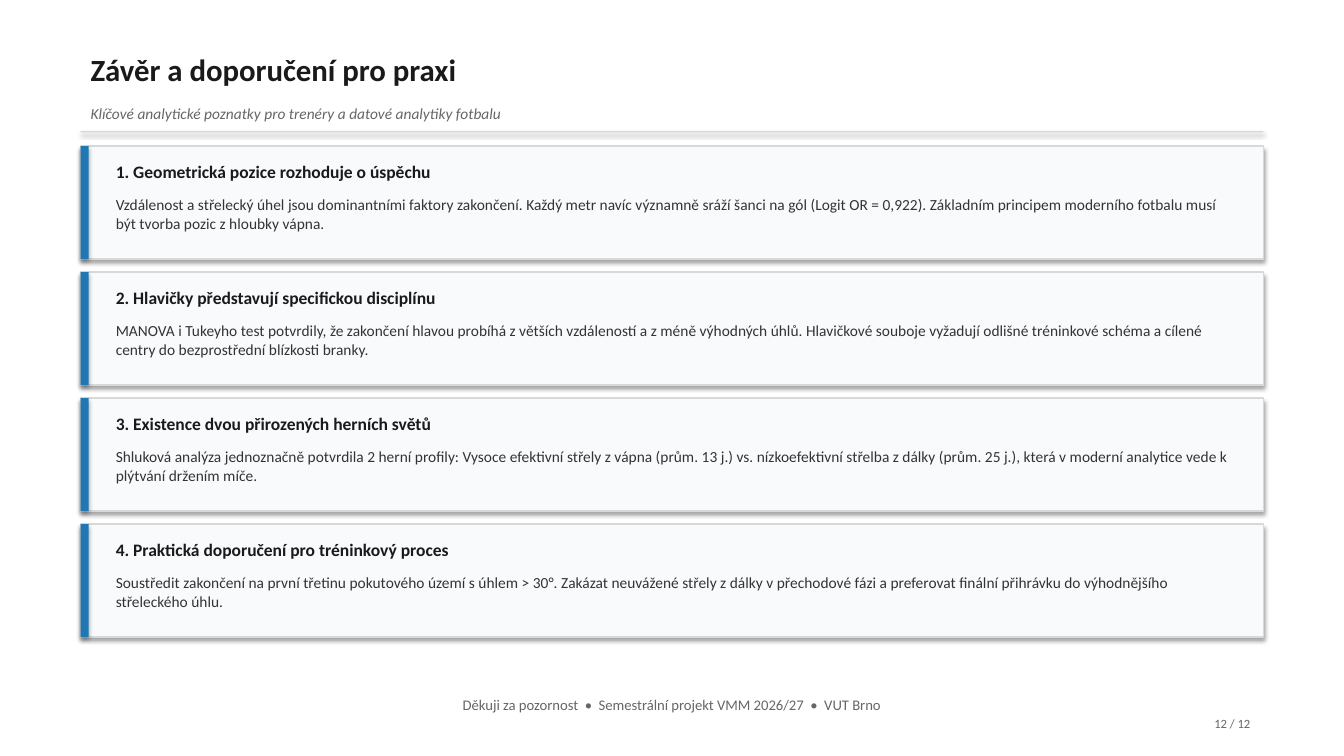
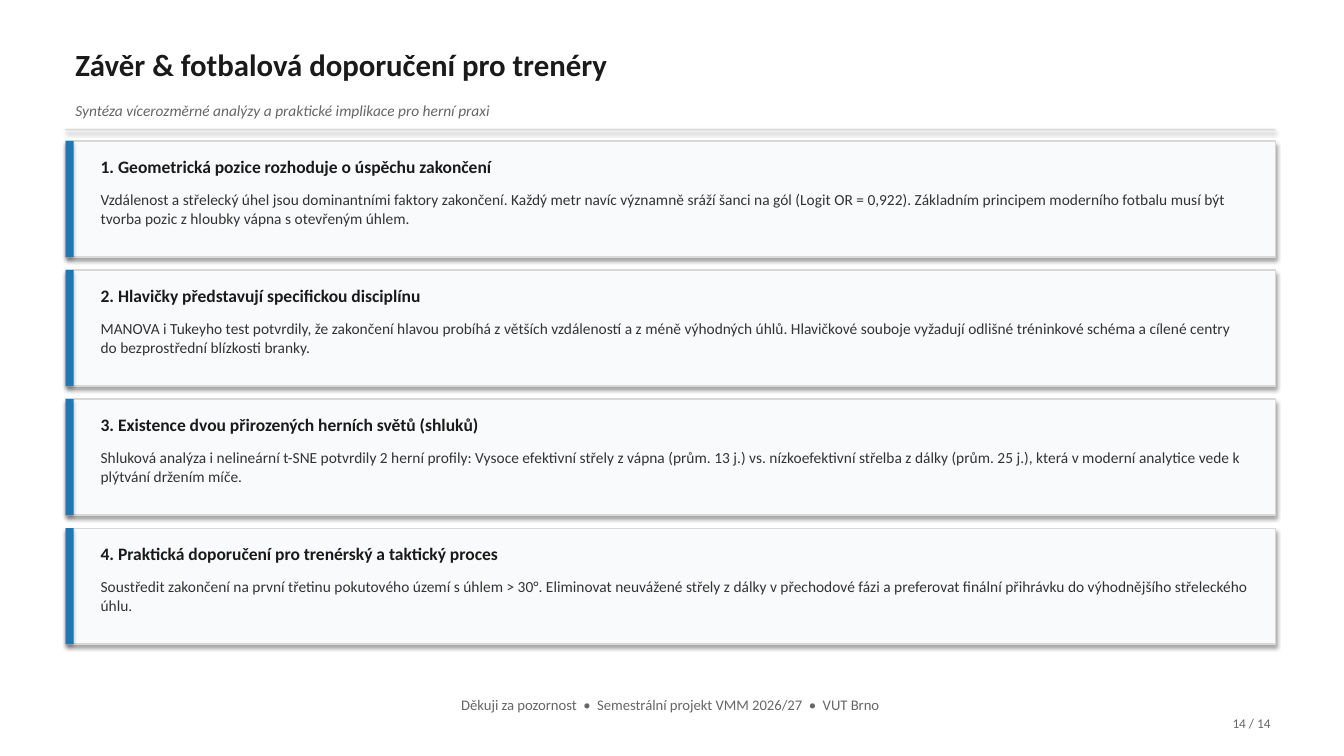
Before and after one commit to jkrejcikova/VMM_project_02, a slide deck: slide 14 of prezentace/prezentace_strelecka_uspesnost.pptx (slide 12 before the commit). Drawn at 1344x756 pixels with LibreOffice and Linux fonts; fonts in the diff are those of the drawing. Boxes give left, top, right and bottom in pixels: in the first picture for what was removed or moved away, otherwise in the second. Text is boxed around its words. In the diff, an @@ line names an element or a change of style, - is before the commit and + after.

Commit message:
Kompletni prepracovani VMM projektu: FA Varimax, t-SNE, VIF a 14 slidu PPTX
1. Metodicke rozsireni (metody z prednasek VMM):
- Faktorova analyza s rotaci Varimax (VMM-9): 05c_fa_varimax_loadings.png, identifikovany latentni faktory F1 (kvalita pozice) a F2 (herni hloubka)
- Nelinearni redukce dimenze t-SNE (VMM-10, 11): 05d_tsne_strely.png, separace golovych situaci v nelinearnim prostoru
- Multikolinearita a VIF (VMM-4): tabulka_vif.csv, vsechny hodnoty VIF < 3.0 (dist_m: 2.69, angle: 2.87, xG: 1.74, min: 1.01)

2. Oprava a zlepseni vizualizaci:
- Velke kontrastni pismo v celem matplotlibu (font.size: 14, axes: 15-16, tick: 13)
- Hriste na bilem pozadi (#FFFFFF), sede cary (#a0a0a0, lw=1.5), body s=35/alpha=0.65
- Opraveny Q-Q graf pomoci scipy.stats.probplot s presnymi empirickymi kvantily dat
- Plna Spearmanova korelacni matice s velkymi popiskami
- PCA biplot se zkracenymi sipkami a bezpecnymi okraji
- Forest plot na logaritmicke ose X s prehlednymi p-hodnotami

3. Prezentace (14 slidu PPTX):
- Ciste BILE pozadi (#FFFFFF) na vsech 14 snimcich
- Zadana POUZE sirka width=Inches(6.8), pomer stran zachovan bez deformace
- Symetricke 50/50 rozvrzeni (vlevo velky graf, vpravo 3-4 odrazky a decentni ramecek s H0/H1)

```diff
--- a/prezentace/prezentace_strelecka_uspesnost.pptx
+++ b/prezentace/prezentace_strelecka_uspesnost.pptx
@@ text at box(75, 54, 607, 81): text changed @@
-Závěr a doporučení pro praxi
+Závěr & fotbalová doporučení pro trenéry
@@ text added at box(75, 105, 489, 119), 11 pt, text #666666, italic @@
+Syntéza vícerozměrné analýzy a praktické implikace pro herní praxi
@@ text removed at box(91, 108, 501, 122) @@
-Klíčové analytické poznatky pro trenéry a datové analytiky fotbalu
@@ rectangle: place and size @@
-rectangle at box(81, 131, 1263, 132)
+rectangle at box(66, 129, 1275, 130)
@@ rectangle: place and size @@
-rectangle at box(81, 146, 1263, 259)
+rectangle at box(66, 141, 1275, 257)
@@ rectangle: place and size @@
-rectangle at box(81, 146, 89, 259)
+rectangle at box(66, 141, 74, 257)
@@ text at box(101, 160, 491, 176): text changed @@
-1. Geometrická pozice rozhoduje o úspěchu
+1. Geometrická pozice rozhoduje o úspěchu zakončení
@@ text at box(101, 194, 1224, 227): text changed @@
-Vzdálenost a střelecký úhel jsou dominantními faktory zakončení. Každý metr navíc významně sráží šanci na gól (Logit OR = 0,922). Základním principem moderního fotbalu musí být tvorba pozic z hloubky vápna.
+Vzdálenost a střelecký úhel jsou dominantními faktory zakončení. Každý metr navíc významně sráží šanci na gól (Logit OR = 0,922). Základním principem moderního fotbalu musí být tvorba pozic z hloubky vápna s otevřeným úhlem.
@@ rectangle: place and size @@
-rectangle at box(81, 272, 1263, 385)
+rectangle at box(66, 270, 1275, 386)
@@ rectangle: place and size @@
-rectangle at box(81, 272, 89, 385)
+rectangle at box(66, 270, 74, 386)
@@ text "2. Hlavičky představují specifickou disciplínu": place and size @@
-text "2. Hlavičky představují specifickou disciplínu" at box(116, 291, 436, 307)
+text "2. Hlavičky představují specifickou disciplínu" at box(101, 289, 420, 305)
@@ text "MANOVA i Tukeyho test potvrdily, ..." rewrapped from box(116, 325, 1202, 358) to box(101, 323, 1230, 356) @@
@@ rectangle: place and size @@
-rectangle at box(81, 398, 1263, 511)
+rectangle at box(66, 399, 1275, 515)
@@ rectangle: place and size @@
-rectangle at box(81, 398, 89, 511)
+rectangle at box(66, 399, 74, 515)
@@ text at box(101, 418, 479, 434): text changed @@
-3. Existence dvou přirozených herních světů
+3. Existence dvou přirozených herních světů (shluků)
@@ text at box(101, 452, 1240, 485): text changed @@
-Shluková analýza jednoznačně potvrdila 2 herní profily: Vysoce efektivní střely z vápna (prům. 13 j.) vs. nízkoefektivní střelba z dálky (prům. 25 j.), která v moderní analytice vede k plýtvání držením míče.
+Shluková analýza i nelineární t-SNE potvrdily 2 herní profily: Vysoce efektivní střely z vápna (prům. 13 j.) vs. nízkoefektivní střelba z dálky (prům. 25 j.), která v moderní analytice vede k plýtvání držením míče.
@@ rectangle: place and size @@
-rectangle at box(81, 524, 1263, 637)
+rectangle at box(66, 528, 1275, 644)
@@ rectangle: place and size @@
-rectangle at box(81, 524, 89, 637)
+rectangle at box(66, 528, 74, 644)
@@ text at box(101, 547, 498, 563): text changed @@
-4. Praktická doporučení pro tréninkový proces
+4. Praktická doporučení pro trenérský a taktický proces
@@ text at box(101, 581, 1247, 611): text changed @@
-Soustředit zakončení na první třetinu pokutového území s úhlem > 30°. Zakázat neuvážené střely z dálky v přechodové fázi a preferovat finální přihrávku do výhodnějšího střeleckého úhlu.
+Soustředit zakončení na první třetinu pokutového území s úhlem > 30°. Eliminovat neuvážené střely z dálky v přechodové fázi a preferovat finální přihrávku do výhodnějšího střeleckého úhlu.
@@ text added at box(1233, 719, 1270, 728), 9.5 pt, text #666666 @@
+14 / 14
@@ text removed at box(1214, 720, 1251, 728) @@
-12 / 12
```
Also in this commit, not shown: 11 other slides changed, 2 slides added, 22 other files.
